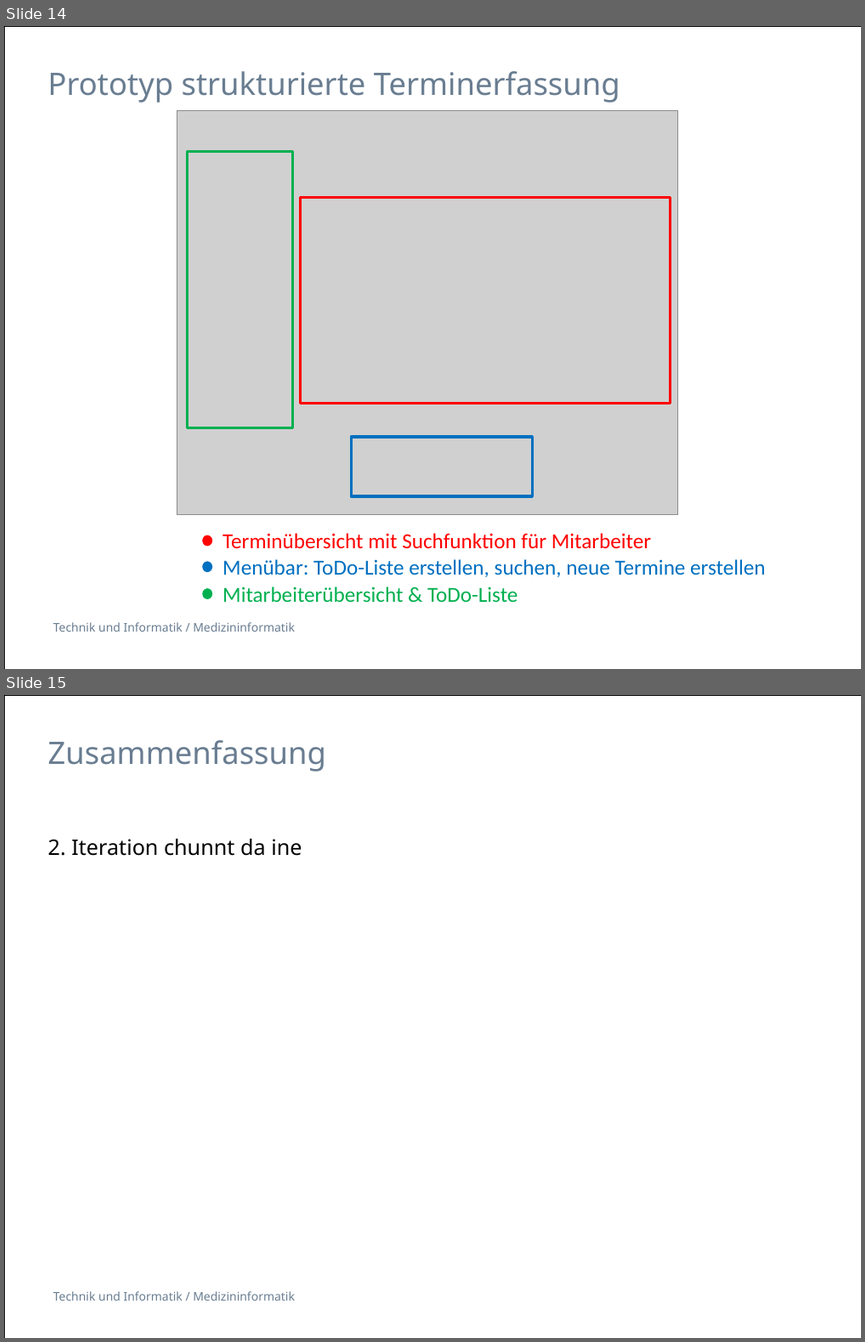
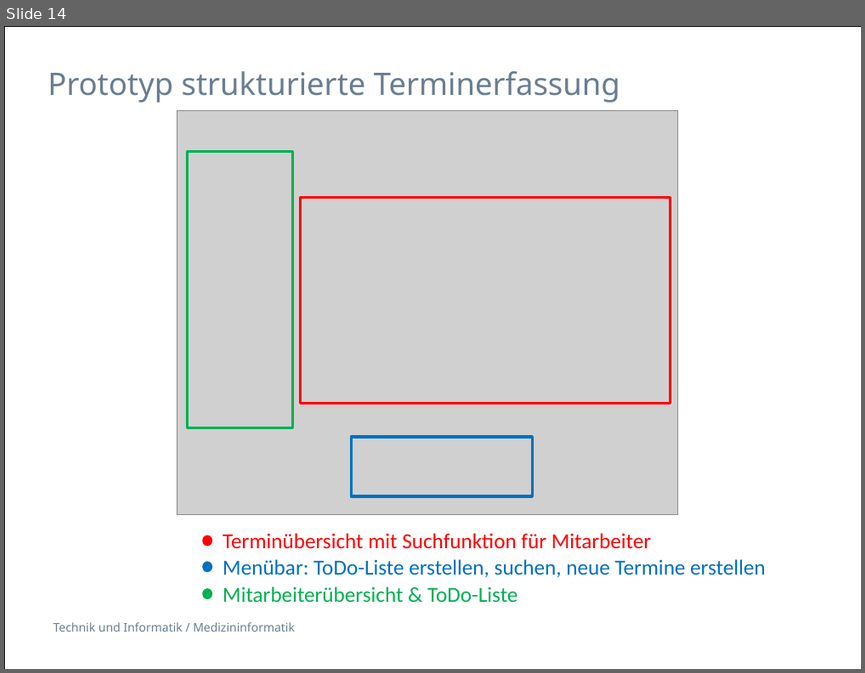
Before and after one commit to selvs1/ePsyDoc, a slide deck: doc/task-01/Präsentation/Task1_Doctor_Addiction.pptx. Shown one above the other, each under a label of ours: slides 14 and 15 before the commit, slide 14 after it. The pictures are 865x1342 and 865x673 pixels, drawn with LibreOffice and Linux fonts; fonts in the diff are those of the drawing; grey boxes stand for pictures. Boxes give left, top, right and bottom in pixels: in the first picture for what was removed or moved away, otherwise in the second. Text is boxed around its words. In the diff, an @@ line names an element or a change of style, - is before the commit and + after.

```diff
--- a/doc/task-01/Präsentation/Task1_Doctor_Addiction.pptx
+++ b/doc/task-01/Präsentation/Task1_Doctor_Addiction.pptx
@@ slide 15 removed at bbox=[4, 695, 861, 1338], background #FFFFFF; not listed: 2 template elements that a slide beside it also shows @@
@@ title removed at bbox=[48, 740, 326, 771] @@
-Zusammenfassung
@@ text removed at bbox=[48, 839, 302, 856] @@
-2. Iteration chunnt da ine
```
Also in this commit, not shown: 1 slide added.
